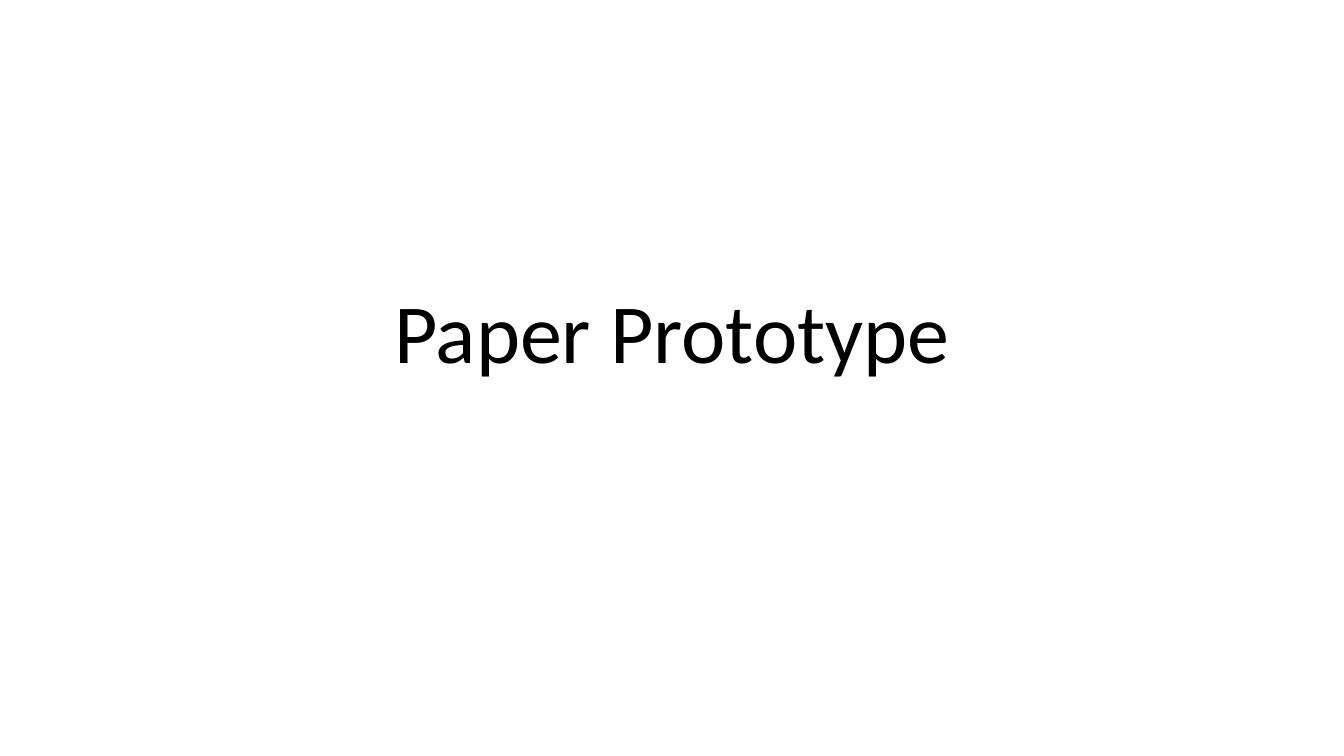
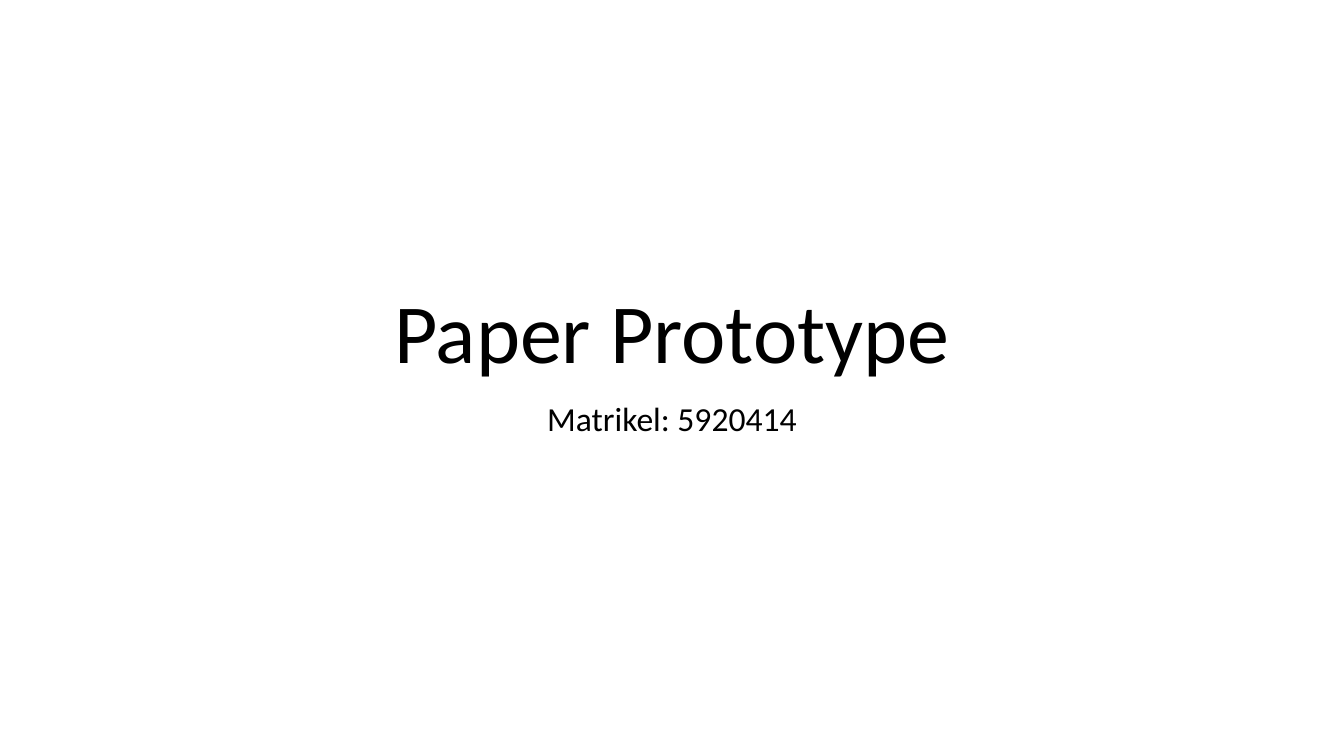
Before and after one commit to Sabokou/PortfolioWebprogrammierung, a slide deck: slide 1 of Ausarbeitung/Paperprototype_Klassendiagramm.pptx. Drawn at 1344x756 pixels with LibreOffice and Linux fonts; fonts in the diff are those of the drawing. Boxes give left, top, right and bottom in pixels: in the first picture for what was removed or moved away, otherwise in the second. Text is boxed around its words. In the diff, an @@ line names an element or a change of style, - is before the commit and + after.

```diff
--- a/Ausarbeitung/Paperprototype_Klassendiagramm.pptx
+++ b/Ausarbeitung/Paperprototype_Klassendiagramm.pptx
@@ subtitle added at bbox=[547, 407, 796, 432], 24 pt, text #000000 @@
+Matrikel: 5920414
```
Also in this commit, not shown: 1 other file.
